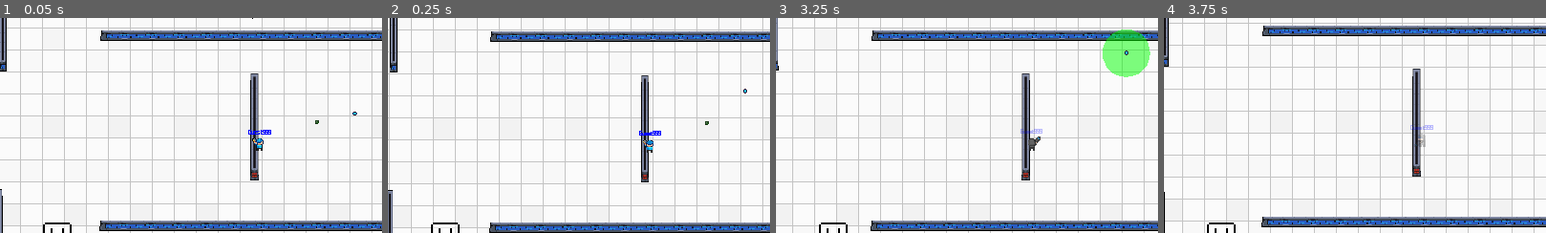
Above: before the commit, frames 1-4 (left to right).
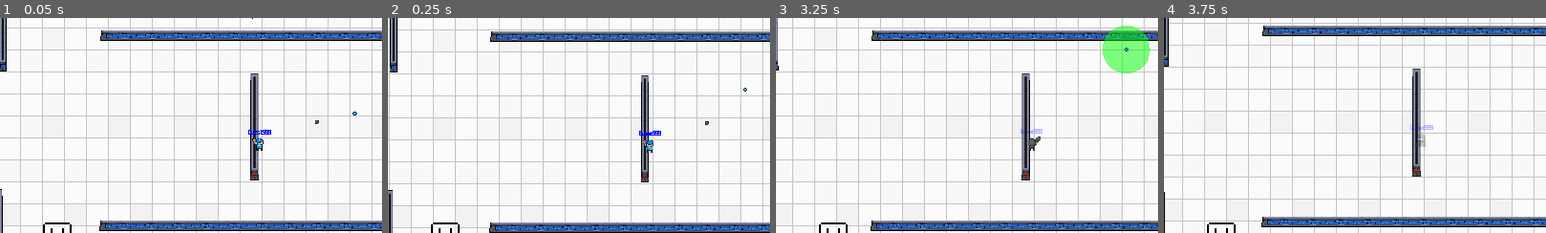
Above: after the commit, the same moments.

Repository: MarshallJDem/SuperCTF
Game: Godot game, scene res://GameContent/Main.tscn
Same seed, same stepped clock (60 frames per second), same inputs: the game is played once before the commit and once after it. This scene is started directly instead of the project's main scene. Sound files missing from this copy of the repository are replaced by a short silence.
Inputs (mouse positions are % of the whole screen's width and height, from its top left):
- Up to frame 1 (0.05 s): no input
- Up to frame 2 (0.25 s): no input
- Up to frame 3 (3.25 s): click (15, 63) at 0.52 s; type "12" at 0.6 s; tap Enter at 1.25, 2.75 s; move the mouse to (72, 45) at 1.27 s; press the mouse at (72, 45) at 1.28 s; hold Right 1.28-2.03 s; tap Space at 1.52, 2, 2.27 s; move the mouse to (30, 55) at 2.02 s; release the mouse at (30, 55) at 2.03 s; hold Down 2.03-2.78 s; right-click (30, 55) at 2.1 s; move the mouse to (60, 28) at 2.77 s; hold Right from 2.78 s (still down); hold E from 2.78 s (still down)
- Up to frame 4 (3.75 s): move the mouse to (45, 70) at 3.52 s; release Right at 3.53 s; release E at 3.53 s; hold Up from 3.53 s (still down); tap Shift at 3.6 s
The pictures show only the part of the screen within x 16-66%, y 21-71%; the shares and areas given below are measured in that part.

Frame 1 is identical in both runs. In frame 2, less than 0.1% of the frame differs, in the area x 93-94%, y 32-36%; in frame 3, 0.4%, in the area x 85-98%, y 3-28%; in frame 4, nothing differs.

Commit message:
Updated demo lag compensation

Diff:
--- a/GameContent/Demo.gd
+++ b/GameContent/Demo.gd
@@ -6,6 +6,8 @@
 var speed = 300;
 var team_id = -1;
 var player_id = -1;
+var original_time_shot = 0;
+var puppet_time_shot = 0;
 
 func _ready():
 	$Detonation_Timer.connect("timeout", self, "_detonation_timer_ended");
@@ -21,7 +23,7 @@
 	if puppet_state == Puppet_State.Master:
 		$Lag_Comp_Timer.wait_time *= 3;
 		$Detonation_Timer.wait_time += (Globals.player_lerp_time * 2)/1000.0;
-
+	puppet_time_shot = OS.get_system_time_msecs() - Globals.match_start_time;
 	$Lag_Comp_Timer.start();
 	$Detonation_Timer.start();
 	$Area2D.monitorable = false;
@@ -67,13 +69,18 @@
 	var compensation_progress = 1.0 - ($Lag_Comp_Timer.time_left/$Lag_Comp_Timer.wait_time);
 	var progress_delta = compensation_progress - previous_compensation_progress;
 	previous_compensation_progress = compensation_progress;
-	var additional_deltatime = (progress_delta * Globals.player_lerp_time * 2)/1000.0;
+	var total_compensation = 0;
 	var deltatime = d;
 
+	# Meat
 	if puppet_state == Puppet_State.Master:
-		deltatime -= additional_deltatime;
+		total_compensation = (-(Globals.ping/2.0)-Globals.player_lerp_time)/1000.0;
 	elif puppet_state == Puppet_State.Puppet:
-		deltatime += additional_deltatime;
+		total_compensation = (puppet_time_shot-original_time_shot)/1000.0;
+	elif puppet_state == Puppet_State.Server:
+		total_compensation = 0;
+
+	deltatime += progress_delta * total_compensation;
 	var collision = move_and_collide(direction * deltatime * speed);
 	if collision:
 		# Reflect bullet
--- a/GameContent/Demo.tscn
+++ b/GameContent/Demo.tscn
@@ -18,6 +18,7 @@
 "Bullets",
 "Projectiles",
 ]]
+collision_mask = 8
 script = ExtResource( 1 )
 
 [node name="Sprite" type="Sprite" parent="."]
--- a/GameContent/Demo_Area2D.gd
+++ b/GameContent/Demo_Area2D.gd
@@ -18,4 +18,5 @@
 	if get_tree().is_network_server():
 		get_parent().rpc("detonate", true);
 	else:
-		get_parent().call_deferred("detonate");
+		pass;
+		#get_parent().call_deferred("detonate");
--- a/GameContent/Player.tscn
+++ b/GameContent/Player.tscn
@@ -36,7 +36,7 @@
 height = 5.37553
 
 [node name="Player" type="KinematicBody2D"]
-collision_layer = 2
+collision_mask = 2
 script = ExtResource( 1 )
 
 [node name="Weapon_Node" type="Node2D" parent="."]
@@ -44,7 +44,7 @@
 script = ExtResource( 19 )
 
 [node name="CollisionTester" type="KinematicBody2D" parent="Weapon_Node"]
-collision_layer = 2
+collision_mask = 2
 
 [node name="CollisionShape2D" type="CollisionShape2D" parent="Weapon_Node/CollisionTester"]
 shape = SubResource( 1 )
